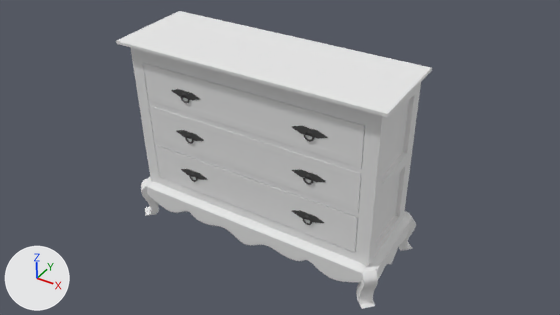
What one commit did to the Blender file Assets/models/house/floor02/bedroom_sw/dresser/bedroom_sw_dresser01.blend.
Camera for both pictures: the file's camera 'Camera'. Arrows for +X, +Y and +Z are at lower left; the lights stay in place.

The older version as bpy lines, for what is in view:
```python
ob_bar_000 = bpy.data.objects.new('bar.000', me_plane_001)
ob_bar_000.parent = ob_dresser_000
ob_bar_000.location = (-0.0495, -0.8, 1.313)
ob_bar_000.rotation_euler = (3.142, 0.0, 0.0)  # degrees (180, 0, 0)
ob_bar_001 = bpy.data.objects.new('bar.001', me_plane_007)
ob_bar_001.parent = ob_dresser_000
ob_bar_001.location = (-0.0495, -0.8, 0.888)
ob_bar_001.rotation_euler = (3.142, 0.0, 0.0)  # degrees (180, 0, 0)
ob_base = bpy.data.objects.new('base', me_cube)
ob_base.parent = ob_dresser_000
ob_base.location = (0.0, 0.0, 2.407)
ob_door_hardware_right = bpy.data.objects.new('door_hardware_right', me_plane_003)
ob_door_hardware_right.location = (-0.049, -0.812, 1.63)
ob_door_hardware_right.scale = (0.087, 0.224, 0.344)
ob_door_hardware_right_001 = bpy.data.objects.new('door_hardware_right.001', me_plane_008)
ob_door_hardware_right_001.location = (-0.049, -0.812, 1.217)
ob_door_hardware_right_001.scale = (0.087, 0.224, 0.344)
ob_door_hardware_right_002 = bpy.data.objects.new('door_hardware_right.002', me_plane_009)
ob_door_hardware_right_002.location = (-0.049, -0.812, 0.793)
ob_door_hardware_right_002.scale = (0.087, 0.224, 0.344)
ob_drawer_001 = bpy.data.objects.new('drawer.001', me_cube_002)
ob_drawer_001.location = (-0.049, -0.416, 1.101)
ob_drawer_001.scale = (1.07, 0.387, 0.185)
ob_interior = bpy.data.objects.new('interior', me_cube_003)
ob_interior.parent = ob_dresser_000
ob_interior.location = (0.0, 0.0, 2.227)
ob_legs = bpy.data.objects.new('legs', me_plane_002)
ob_legs.parent = ob_dresser_000
ob_legs.location = (0.0, 0.00112, 0.429)
ob_legs.rotation_euler = (1.571, 1.571, 0.0)  # degrees (90, 90, 0)
ob_legs.scale = (0.184, 1.0, 0.632)
# also in view: 'drawer.002' at (-0.05, -0.42, 0.67); 'trim_bottom' at (-0.05, -0.46, 0.39); 'trim_top' at (-0.05, -0.46, 1.88); 'molding_bottom_front' at (-0.05, -0.86, 0.26); 'molding_bottom_right' at (1.19, -0.42, 0.26)
```
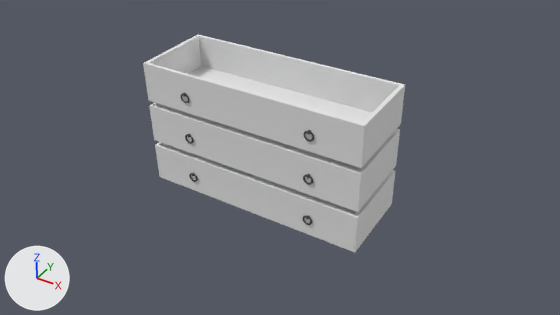
Diff of the bpy script that builds the scene:
```diff
--- a/Assets/models/house/floor02/bedroom_sw/dresser/bedroom_sw_dresser01.blend.py
+++ b/Assets/models/house/floor02/bedroom_sw/dresser/bedroom_sw_dresser01.blend.py
@@ ob_interior @@
 ob_interior.location = (0.0, 0.0, 2.227)
+ob_interior.hide_set(True)  # its collection is switched off
@@ ob_base @@
 ob_base.location = (0.0, 0.0, 2.407)
+ob_base.hide_set(True)  # its collection is switched off
@@ ob_bar_001 @@
 ob_bar_001.rotation_euler = (3.142, 0.0, 0.0)  # degrees (180, 0, 0)
+ob_bar_001.hide_set(True)  # its collection is switched off
@@ ob_bar_000 @@
 ob_bar_000.rotation_euler = (3.142, 0.0, 0.0)  # degrees (180, 0, 0)
+ob_bar_000.hide_set(True)  # its collection is switched off
@@ ob_legs @@
 _m = ob_legs.modifiers.new('Mirror', 'MIRROR')
 _m.use_axis = (False, True, True)
+ob_legs.hide_set(True)  # its collection is switched off
@@ ob_door_hardware_right_002 @@
 ob_door_hardware_right_002 = bpy.data.objects.new('door_hardware_right.002', me_plane_009)
-ob_door_hardware_right_002.location = (-0.049, -0.812, 0.793)
-ob_door_hardware_right_002.scale = (0.087, 0.224, 0.344)
+ob_door_hardware_right_002.location = (0.0, 0.0, 0.0)
 _m = ob_door_hardware_right_002.modifiers.new('Subsurf', 'SUBSURF')
@@ ob_door_hardware_right_002 @@
 _m = ob_door_hardware_right_002.modifiers.new('Mirror', 'MIRROR')
+ob_door_hardware_right_002.hide_set(True)  # its collection is switched off
@@ ob_door_hardware_right_001 @@
 ob_door_hardware_right_001 = bpy.data.objects.new('door_hardware_right.001', me_plane_008)
-ob_door_hardware_right_001.location = (-0.049, -0.812, 1.217)
-ob_door_hardware_right_001.scale = (0.087, 0.224, 0.344)
+ob_door_hardware_right_001.location = (0.0, 0.0, 0.0)
 _m = ob_door_hardware_right_001.modifiers.new('Subsurf', 'SUBSURF')
 _m.levels = 2
+ob_door_hardware_right_001.hide_set(True)  # its collection is switched off
@@ ob_door_hardware_right @@
 ob_door_hardware_right = bpy.data.objects.new('door_hardware_right', me_plane_003)
-ob_door_hardware_right.location = (-0.049, -0.812, 1.63)
-ob_door_hardware_right.scale = (0.087, 0.224, 0.344)
+ob_door_hardware_right.location = (0.0, 0.0, 0.0)
 _m = ob_door_hardware_right.modifiers.new('Subsurf', 'SUBSURF')
 _m.levels = 2
+ob_door_hardware_right.hide_set(True)  # its collection is switched off
@@ ob_molding_bottom_right @@
 ob_molding_bottom_right.scale = (0.586, 0.245, 1.0)
+ob_molding_bottom_right.hide_set(True)  # its collection is switched off
@@ ob_molding_bottom_front @@
 ob_molding_bottom_front.scale = (1.0, 0.245, 1.0)
+ob_molding_bottom_front.hide_set(True)  # its collection is switched off
@@ ob_trim_bottom @@
 ob_trim_bottom.scale = (2.6, 0.878, 0.025)
+ob_trim_bottom.hide_set(True)  # its collection is switched off
@@ ob_trim_top @@
 ob_trim_top.location = (0.0, -0.0909, 3.808)
+ob_trim_top.hide_set(True)  # its collection is switched off
```

Pixel boxes (x1, y1, x2, y2) of what changed, in the pictures (560 x 315 px):
'trim_top', hidden: before (116, 11, 432, 117)
'base', hidden: before (130, 47, 421, 266)
'molding_bottom_front', hidden: before (147, 187, 362, 282)
'trim_bottom', hidden: before (147, 177, 410, 273)
'legs', hidden: before (141, 179, 416, 309)
'bar.000', hidden: before (148, 100, 362, 174)
'bar.001', hidden: before (154, 140, 359, 217)
'molding_bottom_right', hidden: before (376, 220, 411, 279)
'door_hardware_right', hidden: before (171, 89, 328, 139)
'door_hardware_right.001', hidden: before (176, 130, 326, 182)
'door_hardware_right.002', hidden: before (181, 169, 324, 223)
'interior', hidden: before (143, 65, 356, 253)
